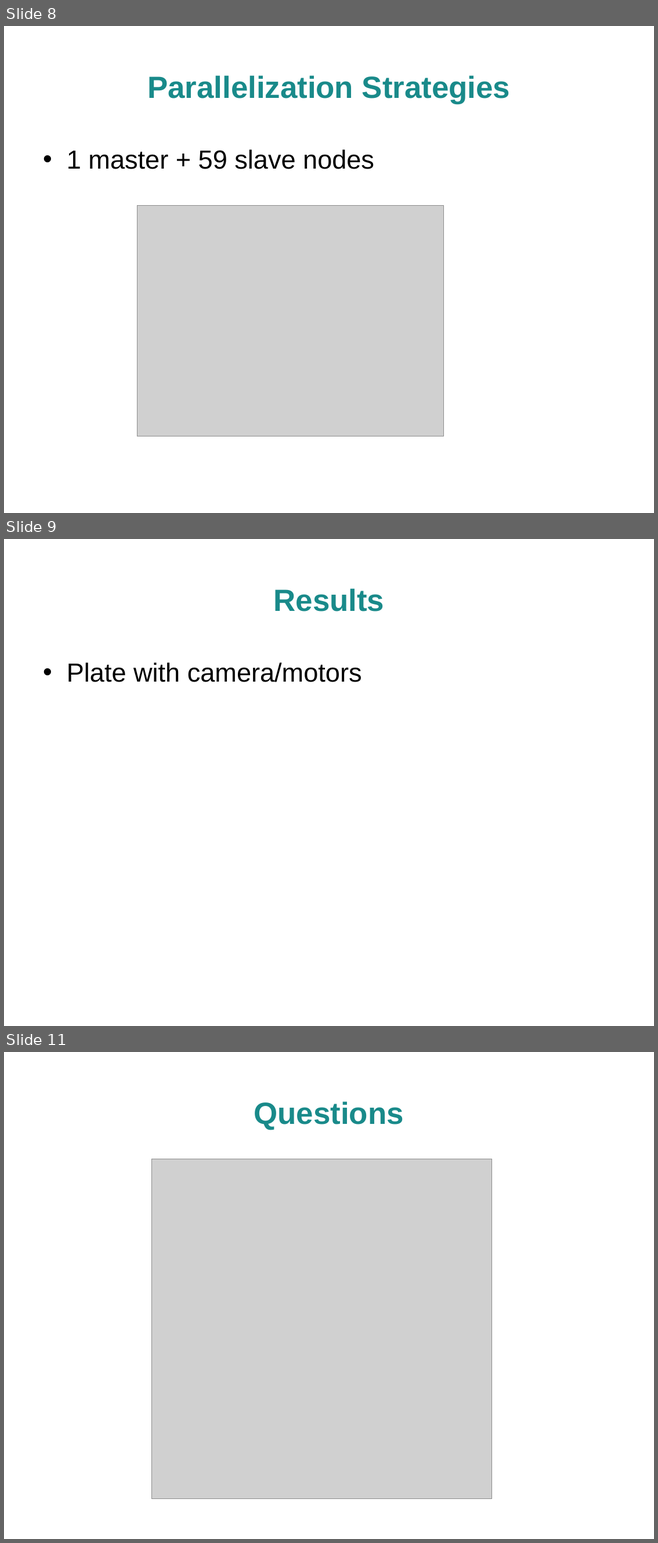
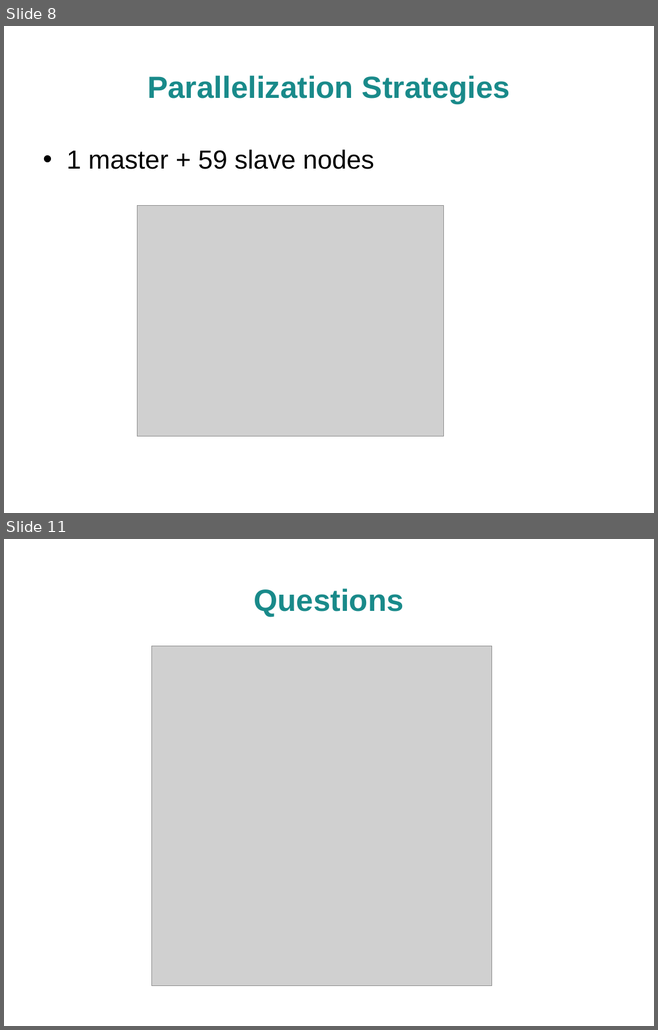
Before and after one commit to QJonny/SpiNNaker, a slide deck: doc/presentation/Presentation.odp. Shown one above the other, each under a label of ours: slides 8, 9 and 11 before the commit, slides 8 and 11 after it; the slides between them are not shown. The pictures are 658x1543 and 658x1030 pixels, drawn with LibreOffice and Linux fonts; fonts in the diff are those of the drawing; grey boxes stand for pictures; background and template pictures are left out. Boxes give left, top, right and bottom in pixels: in the first picture for what was removed or moved away, otherwise in the second. Text is boxed around its words. In the diff, an @@ line names an element or a change of style, - is before the commit and + after.

```diff
--- a/doc/presentation/Presentation.odp
+++ b/doc/presentation/Presentation.odp
@@ slide 9 removed at [4, 539, 654, 1026], background picture (left out) @@
@@ title removed at [274, 588, 384, 611] @@
-Results
@@ text removed at [67, 663, 362, 682] @@
-• Plate with camera/motors
```
Also in this commit, not shown: 1 slide changed, 2 slides added, 1 other slide removed, 1 other file.
